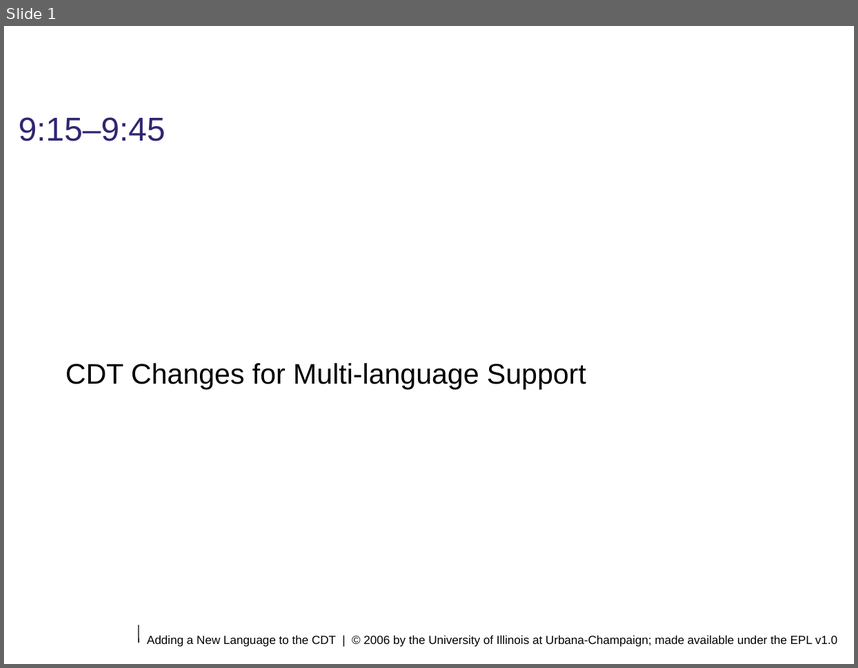
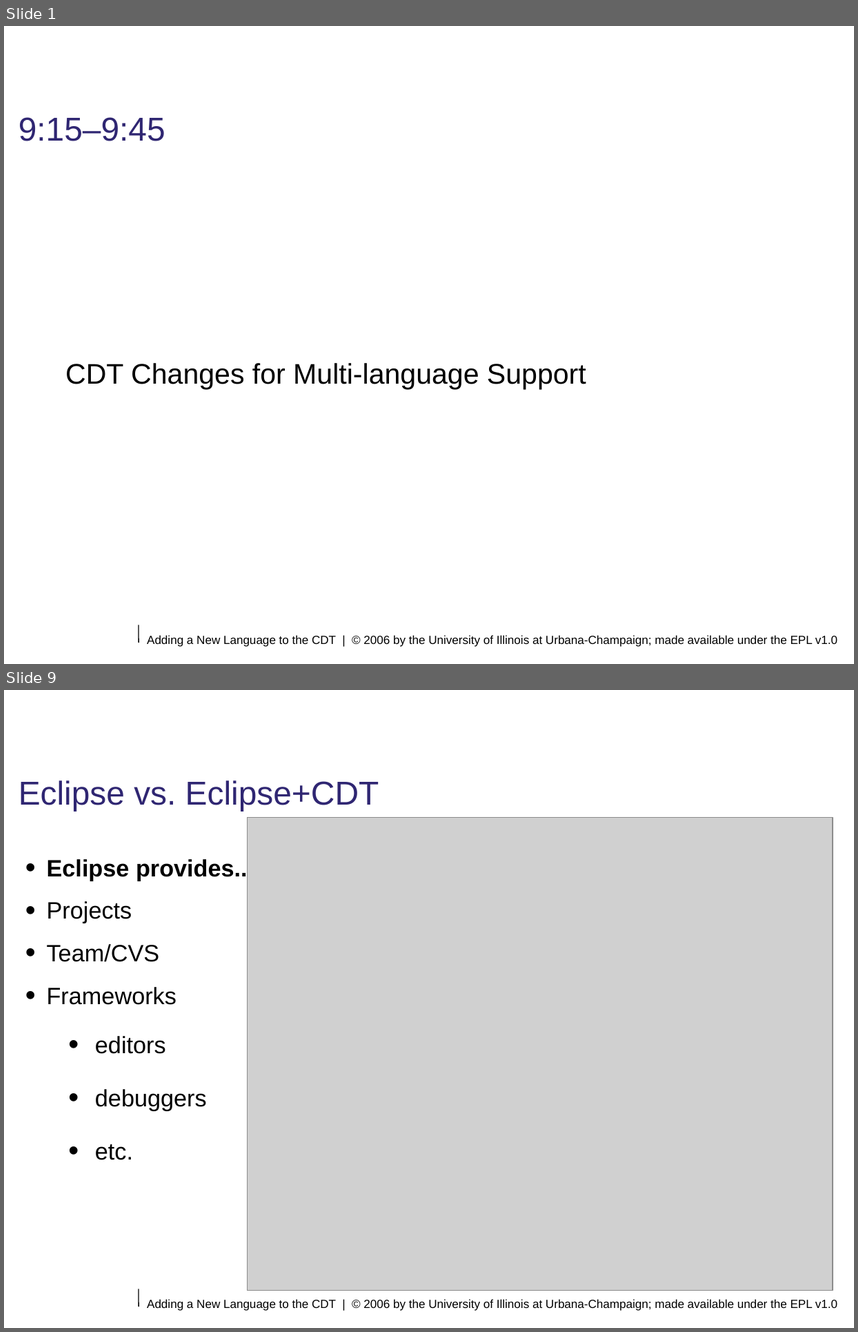
Before and after one commit to eclipse-ptp/ptp.photran, a slide deck: org.eclipse.photran-dev-docs/eclipsecon-2006/cdt-changes-for-multilanguage-support.odp. Shown one above the other, each under a label of ours: slide 1 before the commit, slides 1 and 9 after it; the slides between them are not shown. The pictures are 858x668 and 858x1332 pixels, drawn with LibreOffice and Linux fonts; fonts in the diff are those of the drawing; grey boxes stand for pictures; background and template pictures are left out. Boxes give left, top, right and bottom in pixels: in the first picture for what was removed or moved away, otherwise in the second. Text is boxed around its words. In the diff, an @@ line names an element or a change of style, - is before the commit and + after.

```diff
--- a/org.eclipse.photran-dev-docs/eclipsecon-2006/cdt-changes-for-multilanguage-support.odp
+++ b/org.eclipse.photran-dev-docs/eclipsecon-2006/cdt-changes-for-multilanguage-support.odp
@@ slide 9 added at (x1=4, y1=690, x2=854, y2=1328), background #FFFFFF; not listed: 2 template elements that a slide beside it also shows @@
@@ title added at (x1=18, y1=780, x2=379, y2=811), 28 pt, text #2F2672 @@
+Eclipse vs. Eclipse+CDT
@@ picture added at (x1=247, y1=818, x2=833, y2=1290) @@
@@ text added at (x1=47, y1=857, x2=254, y2=1160), 20 pt, text #000000 @@
+• Eclipse provides...
+• Projects
+• Team/CVS
+• Frameworks
+  • editors
+  • debuggers
+  • etc.
```
Also in this commit, not shown: 20 other slides added.
